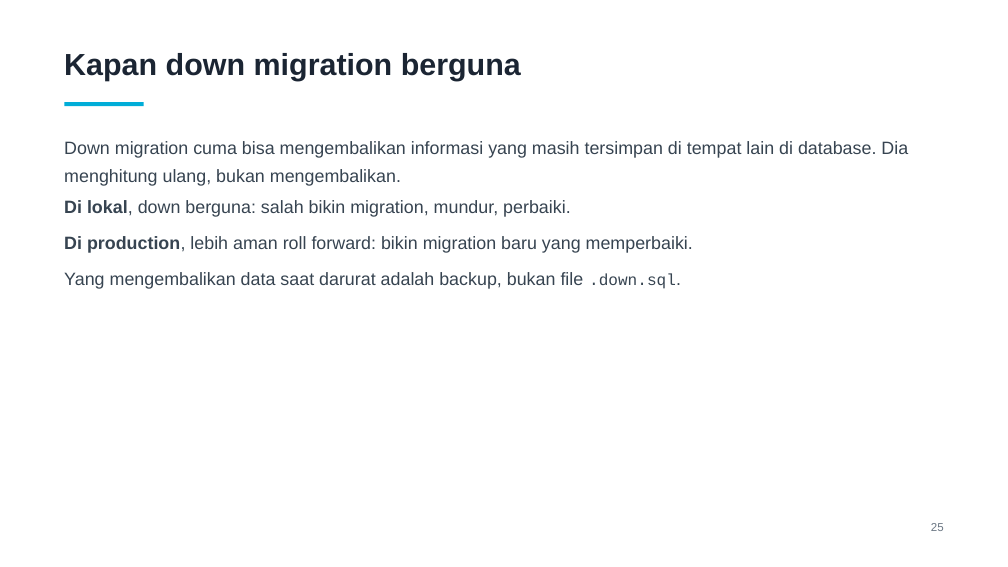
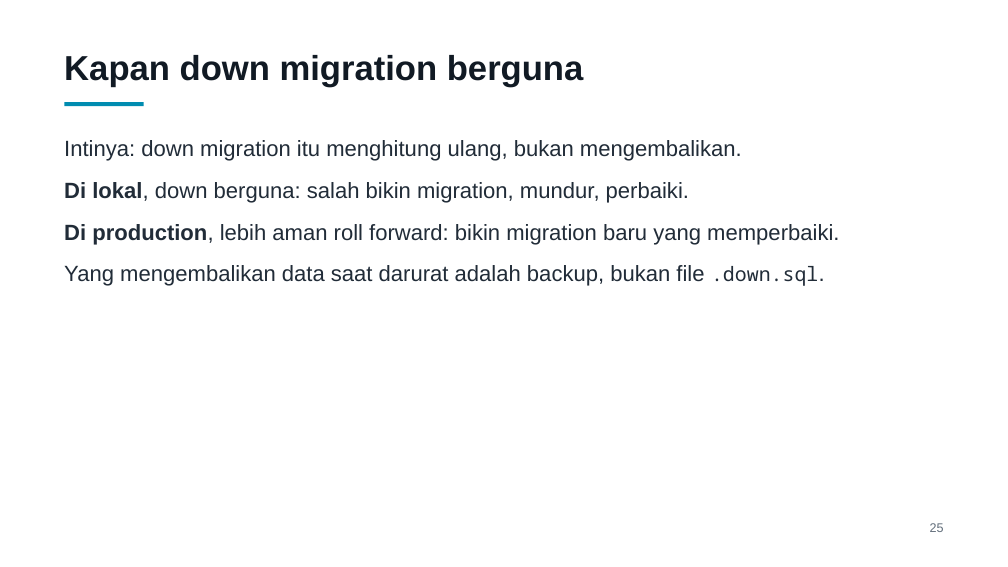
Before and after one commit to shariski/go-migration, a slide deck: slide 25 of slides/presentasi.pptx. Drawn at 1008x567 pixels with LibreOffice and Linux fonts; fonts in the diff are those of the drawing. Boxes give left, top, right and bottom in pixels: in the first picture for what was removed or moved away, otherwise in the second. Text is boxed around its words. In the diff, an @@ line names an element or a change of style, - is before the commit and + after.

Commit message:
Perbesar teks slide dan ganti font code ke JetBrains Mono
Deck dipakai lewat share screen Google Meet, jadi ukuran font dinaikkan
(body 17->21, code 13->17, judul 29->33) dan kontras warnanya dipertegas.
Courier New diganti JetBrains Mono karena strokenya lebih tebal dan
x-height-nya lebih besar, jadi lebih tahan kompresi video.

Slide 'Batasan down migration' dipadatkan; kalimat soal informasi yang
masih tersimpan sebelumnya diulang di slide berikutnya.

```diff
--- a/slides/presentasi.pptx
+++ b/slides/presentasi.pptx
@@ text "Kapan down migration berguna" at (x1=64, y1=55, x2=584, y2=87): size 29 to 33 pt, text colour #1B2533 to #111A24 @@
@@ rectangle at (x1=64, y1=102, x2=144, y2=107): fill #00ADD8 to #008CB0 @@
@@ text at (x1=64, y1=140, x2=742, y2=161): text changed; size 17 to 21 pt; text colour #374451 to #212C38 @@
-Down migration cuma bisa mengembalikan informasi yang masih tersimpan di tempat lain di database. Dia menghitung ulang, bukan mengembalikan.
+Intinya: down migration itu menghitung ulang, bukan mengembalikan.
@@ text "Di lokal, down berguna: salah ..." at (x1=64, y1=182, x2=689, y2=203): size 17 to 21 pt, text colour #374451 to #212C38 @@
@@ text "Di lokal, down berguna: salah ..." moved from (x1=64, y1=200, x2=571, y2=217) to (x1=64, y1=182, x2=689, y2=203) @@
@@ text "Di production, lebih aman roll ..." moved from (x1=64, y1=236, x2=693, y2=253) to (x1=64, y1=224, x2=839, y2=245) @@
@@ text "Di production, lebih aman roll ..." at (x1=64, y1=224, x2=839, y2=245): size 17 to 21 pt, text colour #374451 to #212C38 @@
@@ text "Yang mengembalikan data saat darurat ..." moved from (x1=64, y1=272, x2=676, y2=289) to (x1=64, y1=265, x2=818, y2=286) @@
@@ text "Yang mengembalikan data saat darurat ..." at (x1=64, y1=265, x2=818, y2=286): size 17 to 21 pt in "Yang mengembalikan data saat darurat adalah backup, ..."; size 15.3 to 18.9 pt, font Courier New to Noto Sans Mono in ".down.sql."; text colour #374451 to #212C38 @@
@@ text "25" at (x1=930, y1=523, x2=944, y2=532): size 11 to 12 pt, text colour #6B7784 to #626E7B @@
```
Also in this commit, not shown: 32 other slides changed, 2 other files.
